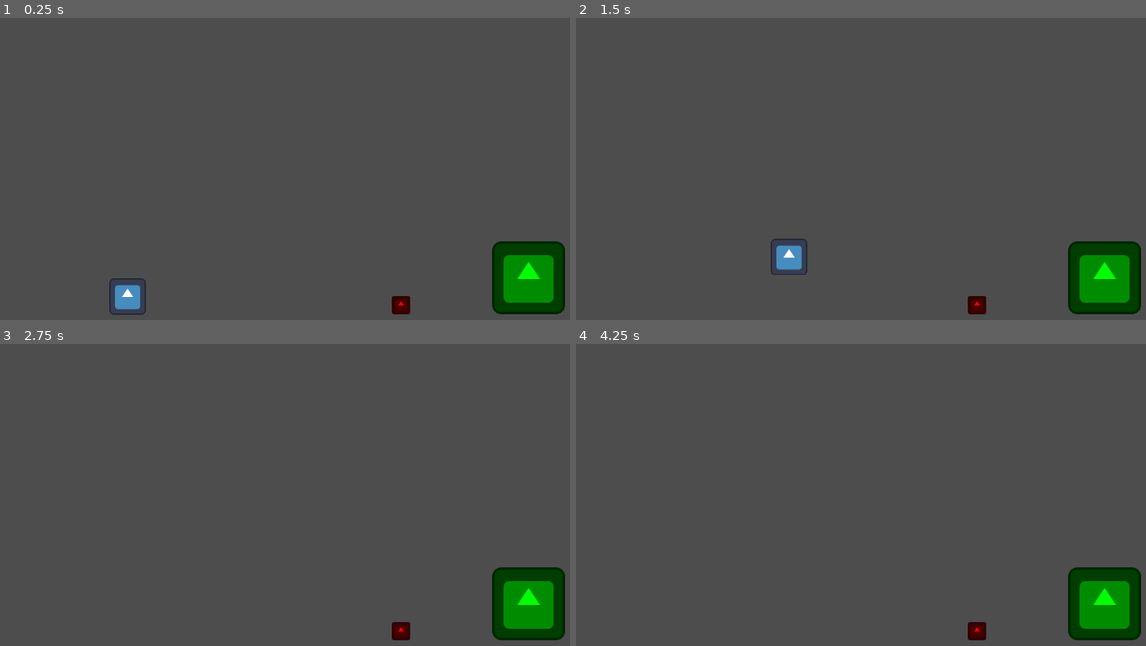
Above: before the commit, frames 1-4 (two rows, left to right).
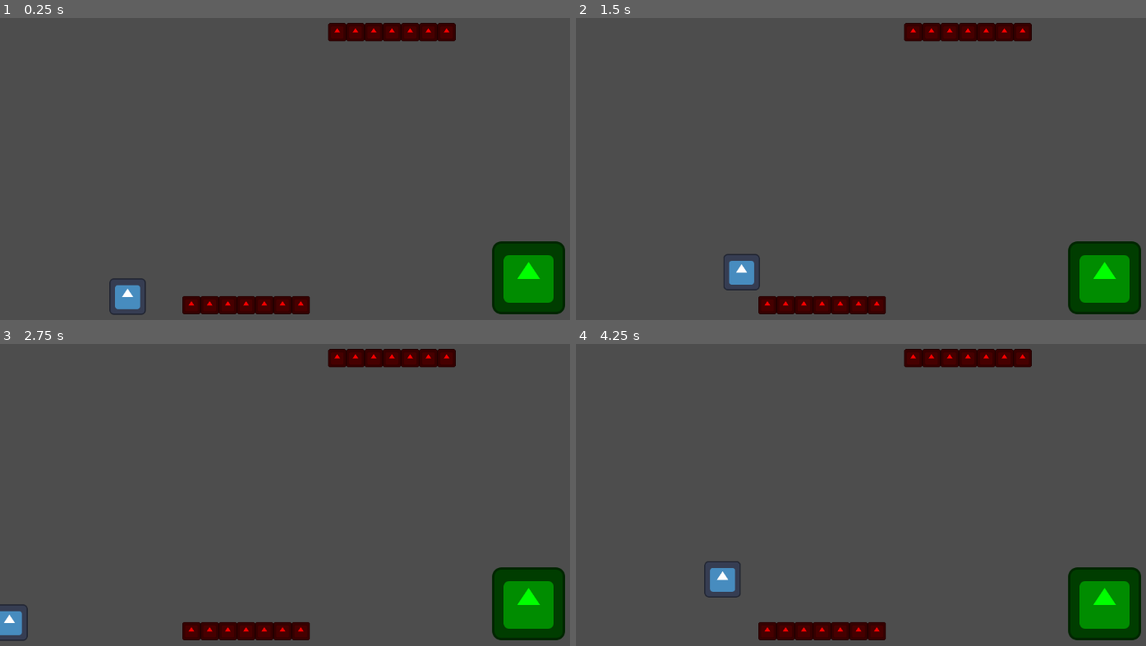
Above: after the commit, the same moments.

Repository: k-onej/funny-walmart-game
Game: Godot game, scene res://world.tscn
Same seed, same stepped clock (60 frames per second), same inputs: the game is played once before the commit and once after it. The engine's default icon, where the game draws it, is replaced by a stand-in: a white triangle on a blue panel in a dark square.
Inputs:
- Up to frame 1 (0.25 s): no input
- Up to frame 2 (1.5 s): tap Enter (ui_accept) at 0.5, 0.77, 1.07 s; hold Right (ui_right) from 0.53 s (still down); tap Tab (ui_focus_next) at 0.6 s; tap Space (switch_gravity, bound only after the commit) at 0.8, 1.35 s
- Up to frame 3 (2.75 s): tap Enter (ui_accept) at 1.52, 1.55, 1.82, 2.1 s; release Right (ui_right) at 2.03 s; hold Left (ui_left) from 2.03 s (still down); tap Tab (ui_focus_next) at 2.3 s
- Up to frame 4 (4.25 s): release Left (ui_left) at 2.78 s; hold Right (ui_right) from 2.78 s (still down); tap Tab (ui_focus_next) at 2.85 s; tap Enter (ui_accept) at 3.02, 3.32, 3.77, 3.8, 4.07 s; tap Space (switch_gravity, bound only after the commit) at 3.05, 3.6 s; tap Escape (ui_cancel) at 4.15 s

The runs differ from the first frame. In frame 1, 2.9% of the frame differs, in the area x 31-80%, y 1-99%; in frame 2, 3.8%, in the area x 25-80%, y 1-99%; in frame 3, 3.2%; in frame 4, 3.3%.

Commit message:
renamed Spike to KillZone, added optional parameter to Player set_spawn function  so u can use your own custom values for it or whatever

Diff:
--- a/spike.tscn
+++ b/kill_zone.tscn
@@ -1,12 +1,12 @@
 [gd_scene load_steps=4 format=3 uid="uid://bxpodv6m4xg0"]
 
-[ext_resource type="Script" path="res://spike.gd" id="1_8mf2e"]
+[ext_resource type="Script" path="res://kill_zone.gd" id="1_8mf2e"]
 [ext_resource type="Texture2D" uid="uid://bbcylavjhvw3" path="res://icon.svg" id="1_gn7n2"]
 
 [sub_resource type="RectangleShape2D" id="RectangleShape2D_bgij0"]
 size = Vector2(32, 32)
 
-[node name="Spike" type="Area2D"]
+[node name="KillZone" type="Area2D"]
 script = ExtResource("1_8mf2e")
 
 [node name="Sprite2D" type="Sprite2D" parent="."]
--- a/player.gd
+++ b/player.gd
@@ -1,3 +1,6 @@
+# AWESOME DEVELOPER NOTE TO SELF: THE THING WHERE YOU CAN SLIDE ON WALLS IS INTENTIONAL.
+# I AM SURE THERE IS AN EASY FIX FOR IT BUT I THINK IT'S COOL SO IDC. :3
+
 extends CharacterBody2D
 
 
@@ -16,8 +19,8 @@
 		if up_direction == Vector2.DOWN:
 			velocity.y = max(velocity.y - gravity * delta, -max_fall_speed * delta)
 
-	# Handle jump.
-	if Input.is_action_just_pressed("ui_accept") and is_on_floor():
+	# Handle switching gravity.
+	if Input.is_action_just_pressed("switch_gravity") and is_on_floor():
 		if up_direction == Vector2.UP:
 			set_up_direction(Vector2.DOWN)
 		elif up_direction == Vector2.DOWN:
@@ -25,16 +28,11 @@
 
 	# Get the input direction and handle the movement/deceleration.
 	# As good practice, you should replace UI actions with custom gameplay actions.
-	var direction = Input.get_axis("ui_left", "ui_right")
+	var direction = Input.get_axis("move_left", "move_right")
 	if direction:
 		velocity.x = direction * speed
 	else:
 		velocity.x = move_toward(velocity.x, 0, speed)
-
-	if Input.is_action_just_pressed("ui_cancel"):
-		die()
-	if Input.is_action_just_pressed("ui_focus_next"):
-		spawn_position = position
 
 	move_and_slide()
 
@@ -42,5 +40,5 @@
 	position = spawn_position
 	set_up_direction(Vector2.UP)
 
-func set_spawn():
-	spawn_position = position
+func set_spawn(x:float = position.x, y:float = position.y):
+	spawn_position = Vector2(x, y)
--- a/project.godot
+++ b/project.godot
@@ -15,6 +15,28 @@
 config/features=PackedStringArray("4.2", "GL Compatibility")
 config/icon="res://icon.svg"
 
+[input]
+
+move_left={
+"deadzone": 0.5,
+"events": [Object(InputEventKey,"resource_local_to_scene":false,"resource_name":"","device":-1,"window_id":0,"alt_pressed":false,"shift_pressed":false,"ctrl_pressed":false,"meta_pressed":false,"pressed":false,"keycode":0,"physical_keycode":65,"key_label":0,"unicode":97,"echo":false,"script":null)
+, Object(InputEventKey,"resource_local_to_scene":false,"resource_name":"","device":-1,"window_id":0,"alt_pressed":false,"shift_pressed":false,"ctrl_pressed":false,"meta_pressed":false,"pressed":false,"keycode":0,"physical_keycode":4194319,"key_label":0,"unicode":0,"echo":false,"script":null)
+]
+}
+move_right={
+"deadzone": 0.5,
+"events": [Object(InputEventKey,"resource_local_to_scene":false,"resource_name":"","device":-1,"window_id":0,"alt_pressed":false,"shift_pressed":false,"ctrl_pressed":false,"meta_pressed":false,"pressed":false,"keycode":0,"physical_keycode":68,"key_label":0,"unicode":100,"echo":false,"script":null)
+, Object(InputEventKey,"resource_local_to_scene":false,"resource_name":"","device":-1,"window_id":0,"alt_pressed":false,"shift_pressed":false,"ctrl_pressed":false,"meta_pressed":false,"pressed":false,"keycode":0,"physical_keycode":4194321,"key_label":0,"unicode":0,"echo":false,"script":null)
+]
+}
+switch_gravity={
+"deadzone": 0.5,
+"events": [Object(InputEventKey,"resource_local_to_scene":false,"resource_name":"","device":-1,"window_id":0,"alt_pressed":false,"shift_pressed":false,"ctrl_pressed":false,"meta_pressed":false,"pressed":false,"keycode":0,"physical_keycode":32,"key_label":0,"unicode":32,"echo":false,"script":null)
+, Object(InputEventKey,"resource_local_to_scene":false,"resource_name":"","device":-1,"window_id":0,"alt_pressed":false,"shift_pressed":false,"ctrl_pressed":false,"meta_pressed":false,"pressed":false,"keycode":0,"physical_keycode":90,"key_label":0,"unicode":122,"echo":false,"script":null)
+, Object(InputEventMouseButton,"resource_local_to_scene":false,"resource_name":"","device":-1,"window_id":0,"alt_pressed":false,"shift_pressed":false,"ctrl_pressed":false,"meta_pressed":false,"button_mask":1,"position":Vector2(464, 8),"global_position":Vector2(468, 49),"factor":1.0,"button_index":1,"canceled":false,"pressed":true,"double_click":false,"script":null)
+]
+}
+
 [rendering]
 
 renderer/rendering_method="gl_compatibility"
--- a/world.tscn
+++ b/world.tscn
@@ -1,7 +1,7 @@
-[gd_scene load_steps=6 format=3 uid="uid://c7r1hf834hmg4"]
+[gd_scene load_steps=8 format=3 uid="uid://c7r1hf834hmg4"]
 
 [ext_resource type="PackedScene" uid="uid://d2jllfuprfbjr" path="res://player.tscn" id="1_suygq"]
-[ext_resource type="PackedScene" uid="uid://bxpodv6m4xg0" path="res://spike.tscn" id="2_ky0eo"]
+[ext_resource type="PackedScene" uid="uid://bxpodv6m4xg0" path="res://kill_zone.tscn" id="2_ky0eo"]
 [ext_resource type="PackedScene" uid="uid://cq5gonl6nb2gj" path="res://spawn_point.tscn" id="3_48hc7"]
 
 [sub_resource type="RectangleShape2D" id="RectangleShape2D_80ep6"]
@@ -9,6 +9,14 @@
 
 [sub_resource type="RectangleShape2D" id="RectangleShape2D_w1sjs"]
 size = Vector2(1361, 739)
+
+[sub_resource type="TileSetScenesCollectionSource" id="TileSetScenesCollectionSource_b8bkv"]
+resource_name = "Kill Zone"
+scenes/1/scene = ExtResource("2_ky0eo")
+
+[sub_resource type="TileSet" id="TileSet_eyk8p"]
+tile_size = Vector2i(32, 32)
+sources/0 = SubResource("TileSetScenesCollectionSource_b8bkv")
 
 [node name="World" type="Node2D"]
 
@@ -31,8 +39,39 @@
 position = Vector2(710, 280)
 shape = SubResource("RectangleShape2D_w1sjs")
 
-[node name="Spike" parent="." instance=ExtResource("2_ky0eo")]
-position = Vector2(704, 528)
+[node name="StaticBody2D4" type="StaticBody2D" parent="."]
+position = Vector2(-68, -600)
+
+[node name="CollisionShape2D" type="CollisionShape2D" parent="StaticBody2D4"]
+position = Vector2(-628, 936)
+shape = SubResource("RectangleShape2D_w1sjs")
+
+[node name="StaticBody2D5" type="StaticBody2D" parent="."]
+position = Vector2(-68, -600)
+
+[node name="CollisionShape2D" type="CollisionShape2D" parent="StaticBody2D5"]
+position = Vector2(1916, 928)
+shape = SubResource("RectangleShape2D_w1sjs")
 
 [node name="SpawnPoint" parent="." instance=ExtResource("3_48hc7")]
 position = Vector2(928, 480)
+
+[node name="TileMap" type="TileMap" parent="."]
+tile_set = SubResource("TileSet_eyk8p")
+format = 2
+layer_0/tile_data = PackedInt32Array(1048586, 0, 65536, 1048587, 0, 65536, 1048588, 0, 65536, 1048589, 0, 65536, 1048590, 0, 65536, 1048591, 0, 65536, 1048592, 0, 65536, 65554, 0, 65536, 65555, 0, 65536, 65556, 0, 65536, 65557, 0, 65536, 65558, 0, 65536, 65559, 0, 65536, 65560, 0, 65536)
+
+[connection signal="body_entered" from="TileMap/@Area2D@57616" to="TileMap/@Area2D@57616" method="_on_body_entered"]
+[connection signal="body_entered" from="TileMap/@Area2D@57617" to="TileMap/@Area2D@57617" method="_on_body_entered"]
+[connection signal="body_entered" from="TileMap/@Area2D@57618" to="TileMap/@Area2D@57618" method="_on_body_entered"]
+[connection signal="body_entered" from="TileMap/@Area2D@57619" to="TileMap/@Area2D@57619" method="_on_body_entered"]
+[connection signal="body_entered" from="TileMap/@Area2D@57620" to="TileMap/@Area2D@57620" method="_on_body_entered"]
+[connection signal="body_entered" from="TileMap/@Area2D@57621" to="TileMap/@Area2D@57621" method="_on_body_entered"]
+[connection signal="body_entered" from="TileMap/@Area2D@57622" to="TileMap/@Area2D@57622" method="_on_body_entered"]
+[connection signal="body_entered" from="TileMap/@Area2D@57623" to="TileMap/@Area2D@57623" method="_on_body_entered"]
+[connection signal="body_entered" from="TileMap/@Area2D@57624" to="TileMap/@Area2D@57624" method="_on_body_entered"]
+[connection signal="body_entered" from="TileMap/@Area2D@57625" to="TileMap/@Area2D@57625" method="_on_body_entered"]
+[connection signal="body_entered" from="TileMap/@Area2D@57626" to="TileMap/@Area2D@57626" method="_on_body_entered"]
+[connection signal="body_entered" from="TileMap/@Area2D@57627" to="TileMap/@Area2D@57627" method="_on_body_entered"]
+[connection signal="body_entered" from="TileMap/@Area2D@57628" to="TileMap/@Area2D@57628" method="_on_body_entered"]
+[connection signal="body_entered" from="TileMap/@Area2D@57629" to="TileMap/@Area2D@57629" method="_on_body_entered"]
Renamed: spike.gd -> kill_zone.gd
